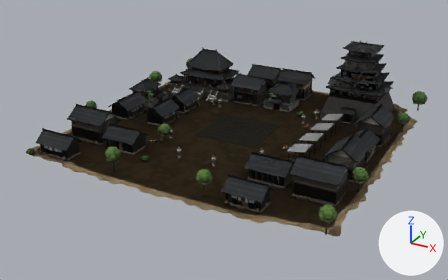
Before and after pictures for a commit that changed the glTF model src/assets/map/towns/gunpowder-town-medium-a-japan.glb.
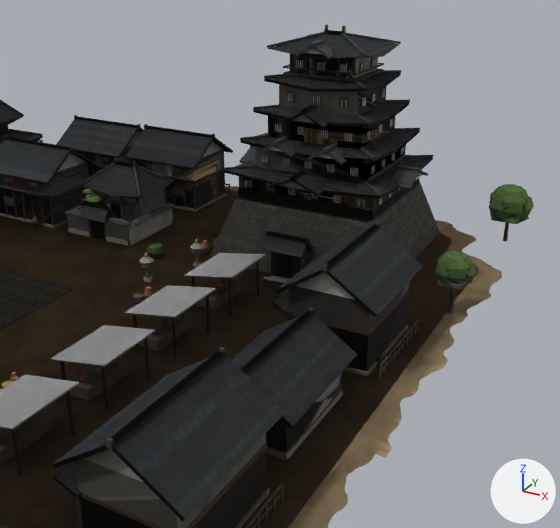
Old and new are each drawn whole from a camera (50 mm lens) standing at (5.13, -9.92, 4.71) and looking at (-0.09, -0.43, -0.03) and again close up from a camera (50 mm lens) standing at (3.9, -2.64, 2.15) and looking at (1.95, 0.9, 0.38). Arrows for +X, +Y and +Z are at lower right; the lights stay in place. The older version's two pictures come first. Where no turn or scale is listed for an object, it has been applied to the vertices. Vertices at exactly the same position are counted once.
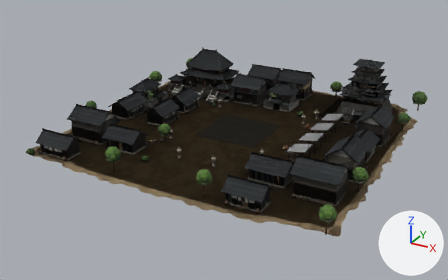
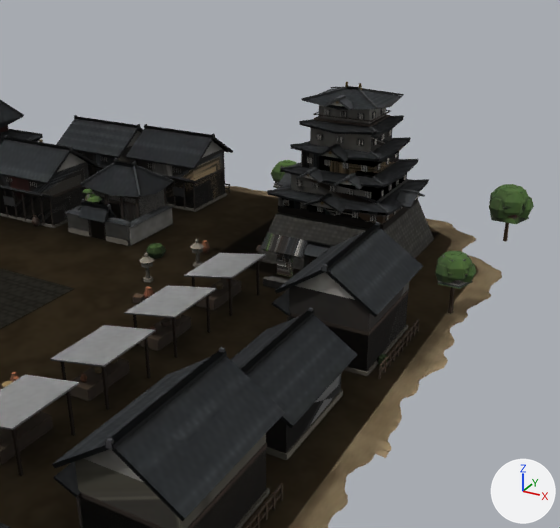
Changed parts and their boxes (x1, y1, x2, y2) in the close-ups (560 x 528 px; the box of a moved part takes in the faces that stretch with it):
'Mesh_0', reshaped: before (0, 25, 534, 528); after (0, 82, 534, 528)
'Mesh_2', reshaped: before (0, 54, 529, 528); after (0, 131, 529, 528)
'Mesh_1', reshaped: before (0, 57, 528, 528); after (0, 125, 528, 528)
part 1 of me_mesh_0, moved or reshaped: before (209, 181, 440, 273); after (258, 201, 434, 270)
part 2 of me_mesh_0, moved or reshaped (mostly hidden afterwards): before (271, 249, 307, 279); after (304, 255, 309, 268)
part 3 of me_mesh_0, moved or reshaped (mostly hidden afterwards): before (277, 253, 293, 277); after (309, 256, 316, 264)
part 4 of me_mesh_0, moved or reshaped (mostly hidden afterwards): before (261, 235, 307, 258); after (304, 244, 329, 258)
part 5 of me_mesh_0, moved or reshaped: before (266, 231, 309, 244); after (302, 239, 333, 248)
part 6 of me_mesh_0, moved or reshaped: before (238, 177, 420, 220); after (278, 198, 418, 231)
part 7 of me_mesh_0, moved or reshaped: before (246, 179, 253, 188); after (283, 199, 288, 206)
part 8 of me_mesh_0, moved or reshaped: before (212, 25, 434, 249); after (256, 82, 429, 253)
part 9 of me_mesh_1, moved or reshaped: before (276, 186, 374, 211); after (309, 205, 383, 224)
part 10 of me_mesh_1, moved or reshaped: before (277, 145, 406, 184); after (311, 173, 407, 213)
part 11 of me_mesh_1, moved or reshaped: before (284, 116, 415, 159); after (315, 152, 399, 178)
part 12 of me_mesh_1, moved or reshaped: before (362, 87, 408, 119); after (377, 130, 406, 154)
part 13 of me_mesh_1, moved or reshaped (not visible afterwards): before (307, 57, 356, 78)
part 14 of me_mesh_2, moved or reshaped: before (239, 176, 401, 211); after (278, 197, 402, 224)
part 15 of me_mesh_2, moved or reshaped: before (255, 146, 404, 184); after (291, 174, 406, 216)
part 16 of me_mesh_2, moved or reshaped: before (268, 116, 420, 162); after (301, 151, 398, 178)
part 17 of me_mesh_2, moved or reshaped: before (357, 92, 409, 120); after (371, 135, 410, 153)
part 18 of me_mesh_2, moved or reshaped (not visible afterwards): before (290, 54, 354, 82)

Diff of the bpy script that builds the scene:
```diff
--- a/src/assets/map/towns/gunpowder-town-medium-a-japan.glb.py
+++ b/src/assets/map/towns/gunpowder-town-medium-a-japan.glb.py
@@ me_mesh_0 @@
-me_mesh_0.from_pydata(...)  # 16319 vertices, 26382 faces; spans x 0.0..6.03, y -6.09..0.0, z 0.0..1.55
+me_mesh_0.from_pydata(...)  # 16319 vertices, 26382 faces; spans x 0.0..6.03, y -6.09..0.0, z 0.0..1.2
+# me_mesh_0 part 1: the loose piece of 8 vertices spanning x 4.1..5.36, y -1.65..-0.39, z 0.0..0.45 is scaled about its middle by 0.774, then moved by (0.14, 0.0, -0.05)
+# me_mesh_0 part 2: the loose piece of 8 vertices spanning x 4.62..4.83, y -1.68..-1.59, z 0.03..0.26 is scaled about its middle by 0.774, then moved by (0.14, 0.14, -0.03)
+# me_mesh_0 part 3: the loose piece of 8 vertices spanning x 4.67..4.78, y -1.69..-1.68, z 0.06..0.22 is scaled about its middle by (0.775, 0.769, 0.774), then moved by (0.14, 0.15, -0.03)
+# me_mesh_0 part 4: the loose piece of 8 vertices spanning x 4.58..4.87, y -1.74..-1.65, z 0.23..0.32 is scaled about its middle by 0.774, then moved by (0.14, 0.15, -0.06)
+# me_mesh_0 part 5: the loose piece of 8 vertices spanning x 4.58..4.87, y -1.67..-1.64, z 0.31..0.33 is scaled about its middle by (0.774, 0.769, 0.759), then moved by (0.14, 0.14, -0.07)
+# me_mesh_0 part 6: the loose piece of 8 vertices spanning x 4.23..5.22, y -1.45..-0.6, z 0.45..0.51 is scaled about its middle by 0.774, then moved by (0.14, 0.0, -0.11)
+# me_mesh_0 part 7: the loose piece of 8 vertices spanning x 4.29..4.35, y -1.45..-1.44, z 0.53..0.58 is moved by (0.23, 0.1, -0.12)
+# me_mesh_0 part 8: 3664 of the vertices in x 4.03..5.36, y -1.71..-0.53, z 0.03..1.55 are scaled about their middle by 0.774, then moved by (0.15, 0.02, -0.18)
+# other edits to the shape of me_mesh_0 do not show in these pictures
 me_mesh_0.materials.append(mat_town)
@@ me_mesh_1 @@
-me_mesh_1.from_pydata(...)  # 2948 vertices, 4612 faces; spans x 0.0..6.03, y -6.09..0.0, z 0.0..1.55
+me_mesh_1.from_pydata(...)  # 2948 vertices, 4612 faces; spans x 0.0..6.03, y -6.09..0.0, z 0.0..1.2
+# me_mesh_1 part 9: the loose piece of 8 vertices spanning x 4.24..5.21, y -1.44..-0.6, z 0.45..0.61 is scaled about its middle by 0.774, then moved by (0.14, 0.0, -0.12)
+# me_mesh_1 part 10: the loose piece of 36 vertices spanning x 4.17..5.28, y -1.51..-0.53, z 0.59..0.81 is scaled about its middle by 0.774, then moved by (0.14, 0.0, -0.16)
+# me_mesh_1 part 11: the loose piece of 36 vertices spanning x 4.25..5.2, y -1.44..-0.61, z 0.78..1.0 is scaled about its middle by 0.774, then moved by (0.14, 0.0, -0.2)
+# me_mesh_1 part 12: the loose piece of 36 vertices spanning x 4.32..5.13, y -1.38..-0.67, z 0.98..1.2 is scaled about its middle by 0.774, then moved by (0.14, 0.0, -0.25)
+# me_mesh_1 part 13: the loose piece of 36 vertices spanning x 4.38..5.07, y -1.33..-0.71, z 1.18..1.41 is scaled about its middle by 0.774, then moved by (0.14, 0.0, -0.29)
+# other edits to the shape of me_mesh_1 do not show in these pictures
 me_mesh_1.materials.append(mat_town)
@@ me_mesh_2 @@
-me_mesh_2.from_pydata(...)  # 712 vertices, 1150 faces; spans x 0.0..6.03, y -6.09..0.0, z 0.0..1.5
+me_mesh_2.from_pydata(...)  # 712 vertices, 1150 faces; spans x 0.0..6.03, y -6.09..0.0, z 0.0..1.16
+# me_mesh_2 part 14: the loose piece of 8 vertices spanning x 4.24..5.21, y -1.44..-0.6, z 0.45..0.61 is scaled about its middle by 0.774, then moved by (0.14, 0.0, -0.12)
+# me_mesh_2 part 15: the loose piece of 36 vertices spanning x 4.17..5.28, y -1.51..-0.53, z 0.59..0.81 is scaled about its middle by 0.774, then moved by (0.14, 0.0, -0.16)
+# me_mesh_2 part 16: the loose piece of 36 vertices spanning x 4.25..5.2, y -1.44..-0.61, z 0.78..1.0 is scaled about its middle by 0.774, then moved by (0.14, 0.0, -0.2)
+# me_mesh_2 part 17: the loose piece of 36 vertices spanning x 4.32..5.13, y -1.38..-0.67, z 0.98..1.2 is scaled about its middle by 0.774, then moved by (0.14, 0.0, -0.25)
+# me_mesh_2 part 18: the loose piece of 36 vertices spanning x 4.38..5.07, y -1.33..-0.71, z 1.18..1.41 is scaled about its middle by 0.774, then moved by (0.14, 0.0, -0.29)
+# other edits to the shape of me_mesh_2 do not show in these pictures
 me_mesh_2.materials.append(mat_town)
```
